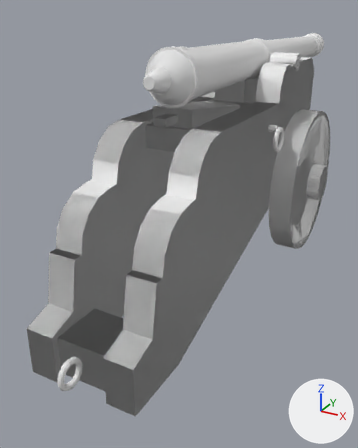
Before and after pictures for a commit that changed the FBX model AssetSources/export/galleass_falconet.fbx.
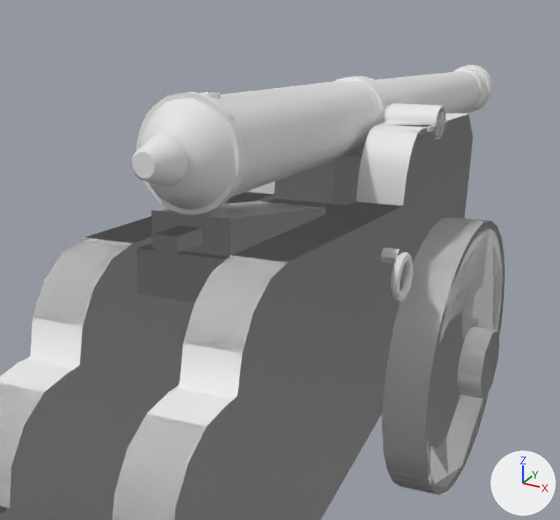
Each version is shown whole from a 50 mm lens placed at (0.77, -2.04, 1.0), pointed at (-0.14, -0.4, 0.18), then close up on the part from 21% to 100% of the width and 0% to 58% of the height. Arrows for +X, +Y and +Z are at lower right; the lights stay in place. The last two pictures show the newer version. Objects named as collision shapes, trigger or cutter boxes, shadow casters or lower levels of detail are left out. Vertices at exactly the same position are counted once.

Objects in the first close-up: 'galleass_falconet', 'galleass_falconet_lod1'.
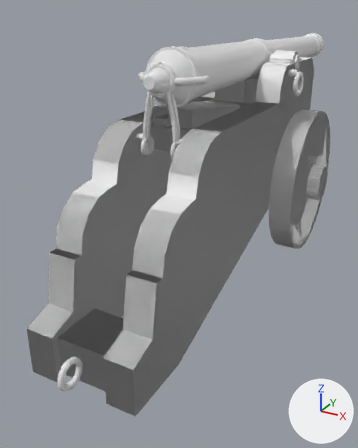
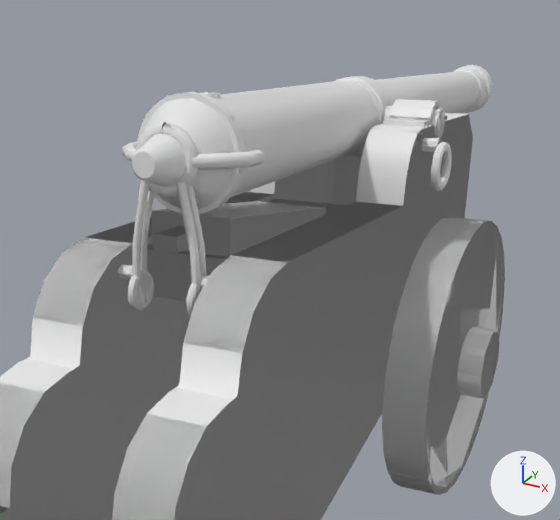
Edits to the bpy script that builds the scene:
```text
Change me_galleass_falconet_lod1_001:
    remove me_galleass_falconet_lod1_001.from_pydata(...)  # 1151 vertices, 2072 faces; spans x -0.33..0.33, y -1.3..0.92, z 0.0..0.89
    add me_galleass_falconet_lod1_001.from_pydata(...)  # 1424 vertices, 2576 faces; spans x -0.33..0.33, y -1.3..0.92, z 0.0..0.89
    me_galleass_falconet_lod1_001 part 13: a new loose piece, a torus around x (ring radius 0.027, tube radius 0.007) spanning x 0.046..0.059, y -0.785..-0.718, z 0.564..0.63, in mat_galleass_iron (white #e7e7e7)
    me_galleass_falconet_lod1_001 part 14: the loose piece of 24 vertices spanning x 0.08..0.19, y -0.08..0.08, z 0.79..0.83 is rebuilt with 26 vertices and now spans x 0.09..0.18, y -0.08..0.08, z 0.79..0.84
    me_galleass_falconet_lod1_001 part 15: the loose piece of 51 vertices spanning x 0.21..0.23, y -0.33..-0.24, z 0.5..0.59 is deleted
    me_galleass_falconet_lod1_001 part 16: the loose piece of 10 vertices spanning x 0.18..0.21, y -0.3..-0.27, z 0.57..0.6 is deleted
    me_galleass_falconet_lod1_001 part 17: 1 vertex moved within x 0.02, y 0.04, z 0.73; 31 vertices removed from x -0.28..0.28, y -0.26..0.34, z 0.0..0.86; 185 vertices added at x -0.28..0.28, y -0.26..0.34, z 0.0..0.87
    me_galleass_falconet_lod1_001 part 18: 2 vertices removed from x -0.09..-0.08, y -0.68, z 0.8..0.84; 194 vertices added at x -0.12..0.12, y -0.82..-0.66, z 0.56..0.85
    other edits to the shape of me_galleass_falconet_lod1_001 do not show in these pictures
    add me_galleass_falconet_lod1_001.materials.append(mat_galleass_rope)  # white #e7e7e7
Change me_galleass_falconet:
    remove me_galleass_falconet.from_pydata(...)  # 2718 vertices, 2420 faces; spans x -0.33..0.33, y -1.3..0.92, z 0.0..0.89
    add me_galleass_falconet.from_pydata(...)  # 3348 vertices, 3040 faces; spans x -0.33..0.33, y -1.3..0.92, z 0.0..0.89
    me_galleass_falconet part 1: a new loose piece, an 8-sided cylinder along x spanning x -0.087..-0.057, y -0.763..-0.741, z 0.612..0.634, in mat_galleass_iron (white #e7e7e7)
    me_galleass_falconet part 2: a new loose piece, a torus around x (ring radius 0.026, tube radius 0.007) spanning x -0.059..-0.045, y -0.785..-0.718, z 0.564..0.63, in mat_galleass_iron (white #e7e7e7)
    me_galleass_falconet part 3: a new loose piece, an 8-sided cylinder along x spanning x 0.057..0.087, y -0.763..-0.741, z 0.612..0.634, in mat_galleass_iron (white #e7e7e7)
    me_galleass_falconet part 4: a new loose piece, a torus around x (ring radius 0.026, tube radius 0.007) spanning x 0.045..0.059, y -0.785..-0.718, z 0.564..0.63, in mat_galleass_iron (white #e7e7e7)
    me_galleass_falconet part 5: a new loose piece of 90 vertices spanning x -0.05..0.05, y -0.77..-0.75, z 0.75..0.85, in mat_galleass_rope (white #e7e7e7)
    me_galleass_falconet part 6: a new loose piece of 42 vertices spanning x -0.12..-0.04, y -0.76..-0.66, z 0.79..0.81, in mat_galleass_rope (white #e7e7e7)
    me_galleass_falconet part 7: a new loose piece of 42 vertices spanning x -0.06..-0.02, y -0.77..-0.75, z 0.57..0.77, in mat_galleass_rope (white #e7e7e7)
    me_galleass_falconet part 8: a new loose piece of 42 vertices spanning x -0.06..-0.02, y -0.75..-0.74, z 0.57..0.77, in mat_galleass_rope (white #e7e7e7)
    me_galleass_falconet part 9: a new loose piece of 42 vertices spanning x 0.04..0.12, y -0.76..-0.66, z 0.79..0.81, in mat_galleass_rope (white #e7e7e7)
    me_galleass_falconet part 10: a new loose piece of 42 vertices spanning x 0.02..0.06, y -0.77..-0.75, z 0.57..0.77, in mat_galleass_rope (white #e7e7e7)
    me_galleass_falconet part 11: a new loose piece of 42 vertices spanning x 0.02..0.06, y -0.75..-0.74, z 0.57..0.77, in mat_galleass_rope (white #e7e7e7)
    me_galleass_falconet part 12: 392 vertices moved from x -0.23..0.23, y -0.33..0.08, z 0.5..0.83 to x -0.23..0.23, y -0.13..0.08, z 0.68..0.84
    other edits to the shape of me_galleass_falconet do not show in these pictures
    add me_galleass_falconet.materials.append(mat_galleass_rope)  # white #e7e7e7
```

Location of each change, [x1, y1, x2, y2] in pixels of the close-ups (560 x 520 px; the box of a moved part takes in the faces that stretch with it):
part 1 of me_galleass_falconet, added
    after: [118, 265, 133, 279]
part 2 of me_galleass_falconet, added
    after: [128, 270, 154, 311]
part 3 of me_galleass_falconet, added
    after: [200, 275, 209, 289]
part 4 of me_galleass_falconet, added
    after: [186, 284, 200, 317]
part 5 of me_galleass_falconet, added
    after: [136, 122, 198, 197]
part 6 of me_galleass_falconet, added
    after: [122, 142, 137, 162]
part 7 of me_galleass_falconet, added
    after: [132, 180, 150, 309]
part 8 of me_galleass_falconet, added
    after: [140, 190, 154, 304]
part 9 of me_galleass_falconet, added
    after: [192, 150, 264, 170]
part 10 of me_galleass_falconet, added
    after: [177, 182, 200, 299]
part 11 of me_galleass_falconet, added
    after: [187, 185, 206, 292]
part 12 of me_galleass_falconet, moved or reshaped
    before: [378, 104, 452, 302]
    after: [383, 99, 452, 191]
part 13 of me_galleass_falconet_lod1_001, added (mostly hidden)
    after: [186, 285, 199, 316]
part 14 of me_galleass_falconet_lod1_001, rebuilt
    before: [381, 103, 451, 130]
    after: [390, 99, 446, 125]
part 15 of me_galleass_falconet_lod1_001, deleted
    before: [390, 252, 413, 302]
part 16 of me_galleass_falconet_lod1_001, deleted
    before: [382, 249, 399, 264]
part 17 of me_galleass_falconet_lod1_001, built on
    before: [378, 72, 502, 492]
    after: [375, 72, 505, 481]
part 18 of me_galleass_falconet_lod1_001, built on
    after: [118, 122, 264, 312]
